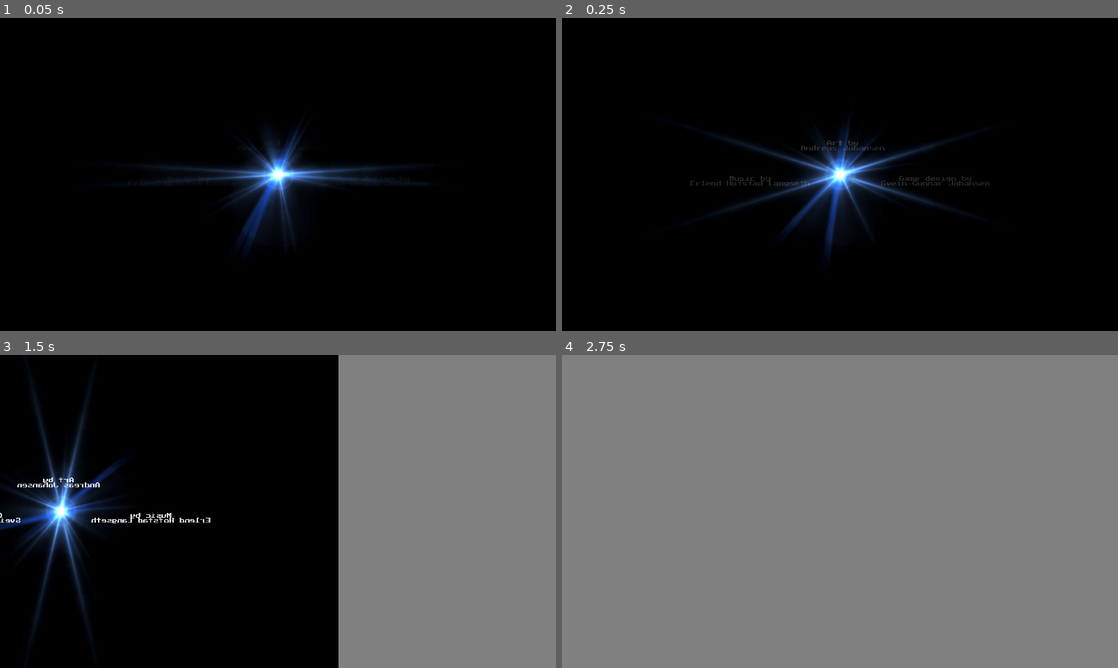
Above: before the commit, frames 1-4 (two rows, left to right).
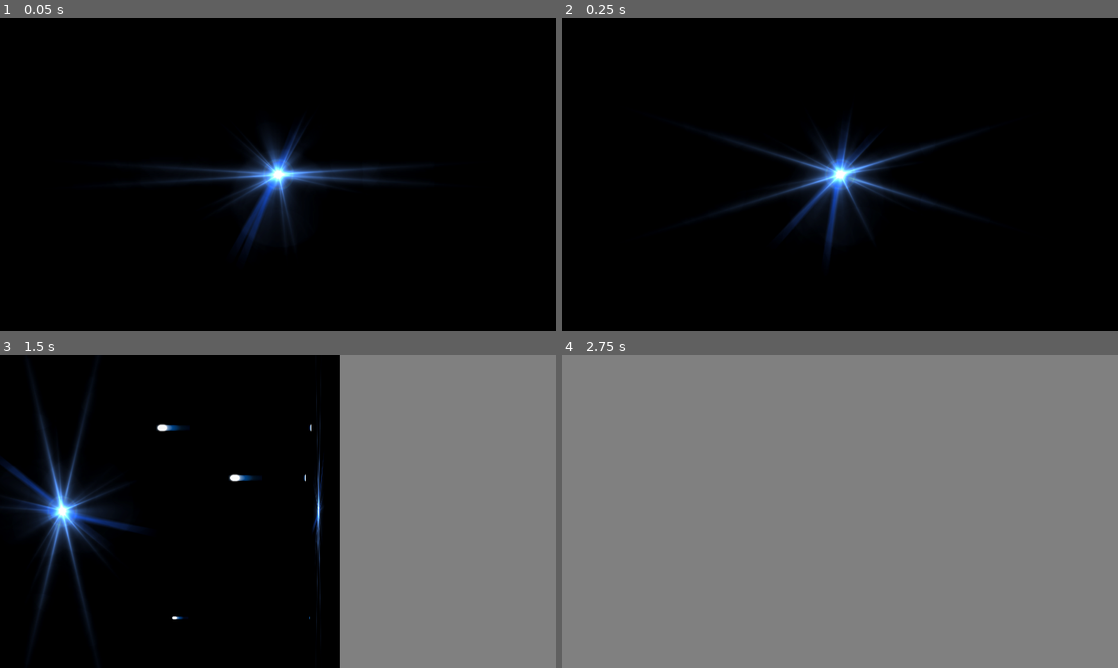
Above: after the commit, the same moments.

Repository: sveinjo/robot-rumble
Game: Godot game, scene res://scenes/credits_3d.tscn
Same seed, same stepped clock (60 frames per second), same inputs: the game is played once before the commit and once after it. Sound files missing from this copy of the repository are replaced by a short silence.
Inputs (mouse positions are in pixels of both pictures, inside the frame that each line leads up to):
- Up to frame 1 (0.05 s): no input
- Up to frame 2 (0.25 s): no input
- Up to frame 3 (1.5 s): tap Enter at 0.5 s; move the mouse to (400, 495) at 0.52 s; hold D 0.53-1.28 s; tap Delete at 0.6, 1.35 s; click (400, 495) at 0.67 s; move the mouse to (166, 527) at 1.27 s; hold S from 1.28 s (still down)
- Up to frame 4 (2.75 s): move the mouse to (895, 442) at 2.02 s; release S at 2.03 s; hold D from 2.03 s (still down); hold Q from 2.03 s (still down); tap Delete at 2.3 s

The runs differ from the first frame. In frame 2, 0.4% of the frame differs, in the area x 23-77%, y 39-54%; in frame 3, 3.6%, in the area x 0-62%, y 0-100%; in frame 4, nothing differs.

Commit message:
Optimized code and tweaked rotation speed.

Diff:
--- a/diagame/scenes/credits.tscn
+++ b/diagame/scenes/credits.tscn
@@ -5,8 +5,7 @@
 [ext_resource type="PackedScene" uid="uid://d1x7y8k2m5n3p" path="res://scenes/credit_fade_text.tscn" id="3_credit"]
 [ext_resource type="Script" uid="uid://6q1e88xywj8p" path="res://scripts/marker.gd" id="3_marker1"]
 [ext_resource type="Script" uid="uid://c4arb21plnkte" path="res://scripts/marker2.gd" id="4_marker2"]
-[ext_resource type="Script" path="res://scripts/credit_fade_text.gd" id="5_credit_script"]
-[ext_resource type="AudioStream" path="res://assets/sounds/bgmusic.mp3" id="6_bgmusic"]
+[ext_resource type="AudioStream" uid="uid://nyak065ogddc" path="res://assets/sounds/bgmusic.mp3" id="6_bgmusic"]
 
 [node name="Credits" type="Node2D" unique_id=639440031]
 
@@ -39,26 +38,13 @@
 [node name="AudioStreamPlayer" type="AudioStreamPlayer" parent="." unique_id=510863033]
 stream = ExtResource("6_bgmusic")
 volume_db = -6.0
-mix_target = 0
 autoplay = true
 
-[node name="CreditFadeText1" parent="." instance=ExtResource("3_credit")]
-z_index = 100
+[node name="CreditFadeText1" parent="." unique_id=269237100 instance=ExtResource("3_credit")]
 position = Vector2(640, 564)
-script = ExtResource("5_credit_script")
-credit_text = "Music by
-Erlend Hofstad Langseth"
 
-[node name="CreditFadeText2" parent="." instance=ExtResource("3_credit")]
-z_index = 100
+[node name="CreditFadeText2" parent="." unique_id=492304326 instance=ExtResource("3_credit")]
 position = Vector2(960, 444)
-script = ExtResource("5_credit_script")
-credit_text = "Art by
-Andreas Johansen"
 
-[node name="CreditFadeText3" parent="." instance=ExtResource("3_credit")]
-z_index = 100
+[node name="CreditFadeText3" parent="." unique_id=301413603 instance=ExtResource("3_credit")]
 position = Vector2(1280, 564)
-script = ExtResource("5_credit_script")
-credit_text = "Game design by
-Svein-Gunnar Johansen"
--- a/diagame/scripts/camera_3d_controller.gd
+++ b/diagame/scripts/camera_3d_controller.gd
@@ -63,6 +63,14 @@
 
 func rotate_90_degrees_left():
 	"""Rotate camera 90 degrees to the left with smooth animation"""
+	rotate_camera_by_degrees(-90)
+
+func rotate_90_degrees_right():
+	"""Rotate camera 90 degrees to the right with smooth animation"""
+	rotate_camera_by_degrees(90)
+
+func rotate_camera_by_degrees(degrees: float):
+	"""Rotate camera by the specified degrees with smooth animation"""
 	if is_rotating:
 		return  # Already rotating
 
@@ -71,24 +79,9 @@
 	tween.set_trans(Tween.TRANS_QUAD)  # Quadratic easing for acceleration/deceleration
 	tween.set_ease(Tween.EASE_IN_OUT)
 
-	var target_y = camera_rotation.y - PI / 2  # 90 degrees in radians (left)
-	tween.tween_property(self, "camera_rotation:y", target_y, 1.0)  # 1 second duration
-
-	# Connect to finished signal to reset flag
-	tween.finished.connect(func(): is_rotating = false)
-
-func rotate_90_degrees_right():
-	"""Rotate camera 90 degrees to the right with smooth animation"""
-	if is_rotating:
-		return  # Already rotating
-
-	is_rotating = true
-	var tween = create_tween()
-	tween.set_trans(Tween.TRANS_QUAD)  # Quadratic easing for acceleration/deceleration
-	tween.set_ease(Tween.EASE_IN_OUT)
-
-	var target_y = camera_rotation.y + PI / 2  # 90 degrees in radians (right)
-	tween.tween_property(self, "camera_rotation:y", target_y, 1.0)  # 1 second duration
+	var radians = deg_to_rad(degrees)
+	var target_y = camera_rotation.y + radians
+	tween.tween_property(self, "camera_rotation:y", target_y, 0.75)  # 0.5 second duration (50% reduction)
 
 	# Connect to finished signal to reset flag
 	tween.finished.connect(func(): is_rotating = false)
